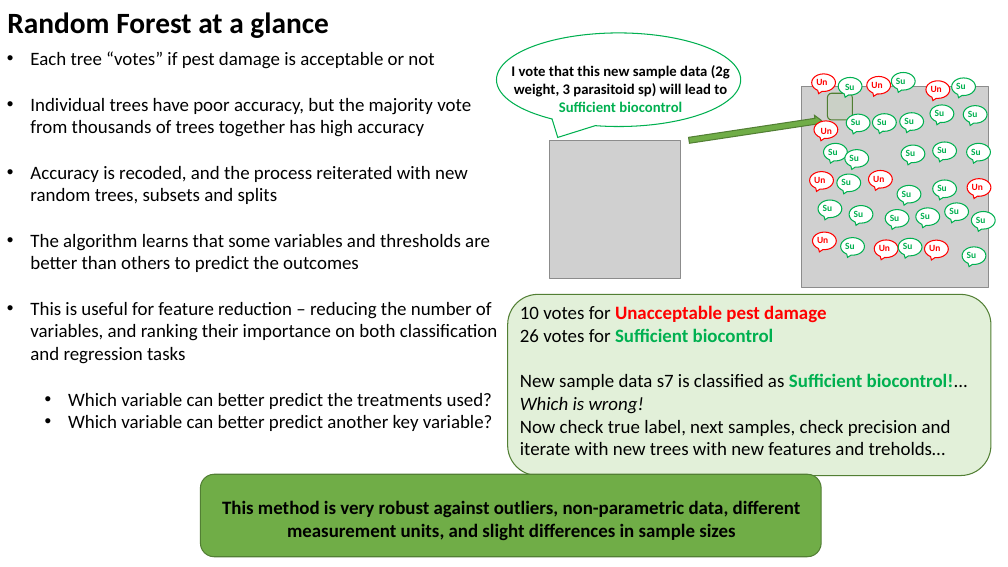
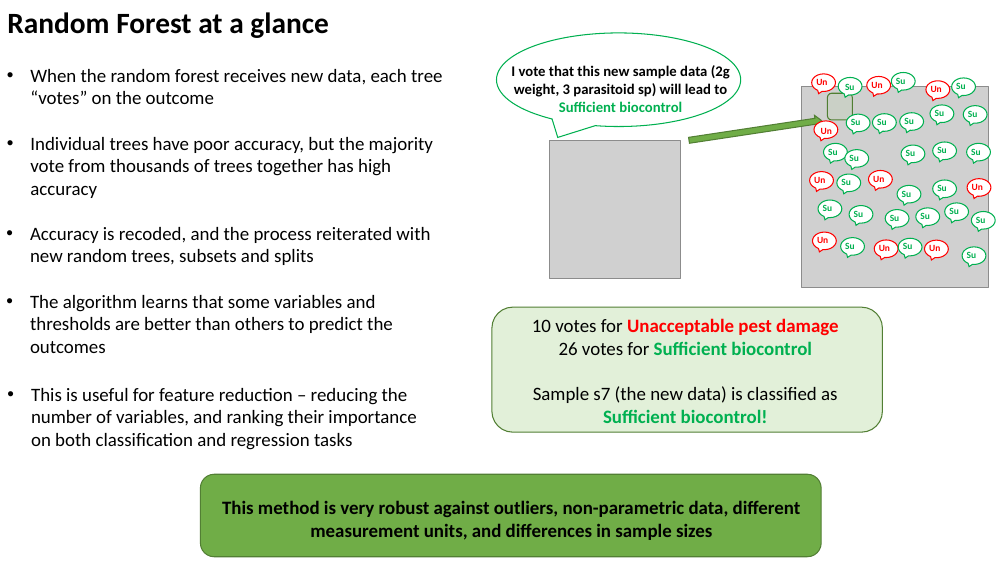
Before and after one commit to PedroBeschoren/RandomForestExample, a slide deck: slide 4 of Docs/RandomForestExample.pptx. Drawn at 1008x567 pixels with LibreOffice and Linux fonts; fonts in the diff are those of the drawing; grey boxes stand for pictures. Boxes give left, top, right and bottom in pixels: in the first picture for what was removed or moved away, otherwise in the second. Text is boxed around its words. In the diff, an @@ line names an element or a change of style, - is before the commit and + after.

Commit message:
update presentation

```diff
--- a/Docs/RandomForestExample.pptx
+++ b/Docs/RandomForestExample.pptx
@@ text "When the random forest receives ...": place and size @@
-text "When the random forest receives ..." at (30,51,498,431)
+text "When the random forest receives ..." at (30,69,442,198)
@@ text at (30,69,442,104): text changed @@
-• Each tree “votes” if pest damage is acceptable or not
+• When the random forest receives new data, each tree “votes” on the outcome
@@ text at (30,166,498,431): paragraphs removed @@
-• Accuracy is recoded, and the process reiterated with new random trees, subsets and splits
-• The algorithm learns that some variables and thresholds are better than others to predict the outcomes
-• This is useful for feature reduction – reducing the number of variables, and ranking their importance on both classification and regression tasks
-  • Which variable can better predict the treatments used?
-  • Which variable can better predict another key variable?
@@ text added at (30,227,430,353), 18 pt, text #000000 @@
+• Accuracy is recoded, and the process reiterated with new random trees, subsets and splits
+• The algorithm learns that some variables and thresholds are better than others to predict the outcomes
@@ rounded rectangle: place and size @@
-rounded rectangle at (508,294,991,476)
+rounded rectangle at (492,307,882,432)
@@ text "10 votes for Unacceptable pest ...": place and size @@
-text "10 votes for Unacceptable pest ..." at (520,305,968,455)
+text "10 votes for Unacceptable pest ..." at (532,318,838,423)
@@ text at (532,318,838,355): alignment left to centre @@
@@ text added at (31,388,416,450), 18 pt, text #000000 @@
+• This is useful for feature reduction – reducing the number of variables, and ranking their importance on both classification and regression tasks
@@ text at (533,386,837,423): text changed @@
-New sample data s7 is classified as Sufficient biocontrol!... Which is wrong!
-Now check true label, next samples, check precision and iterate with new trees with new features and treholds…
+Sample s7 (the new data) is classified as Sufficient biocontrol!
@@ text at (222,500,801,540): text changed @@
-This method is very robust against outliers, non-parametric data, different measurement units, and slight differences in sample sizes
+This method is very robust against outliers, non-parametric data, different measurement units, and differences in sample sizes
```
Also in this commit, not shown: 9 other slides changed.
